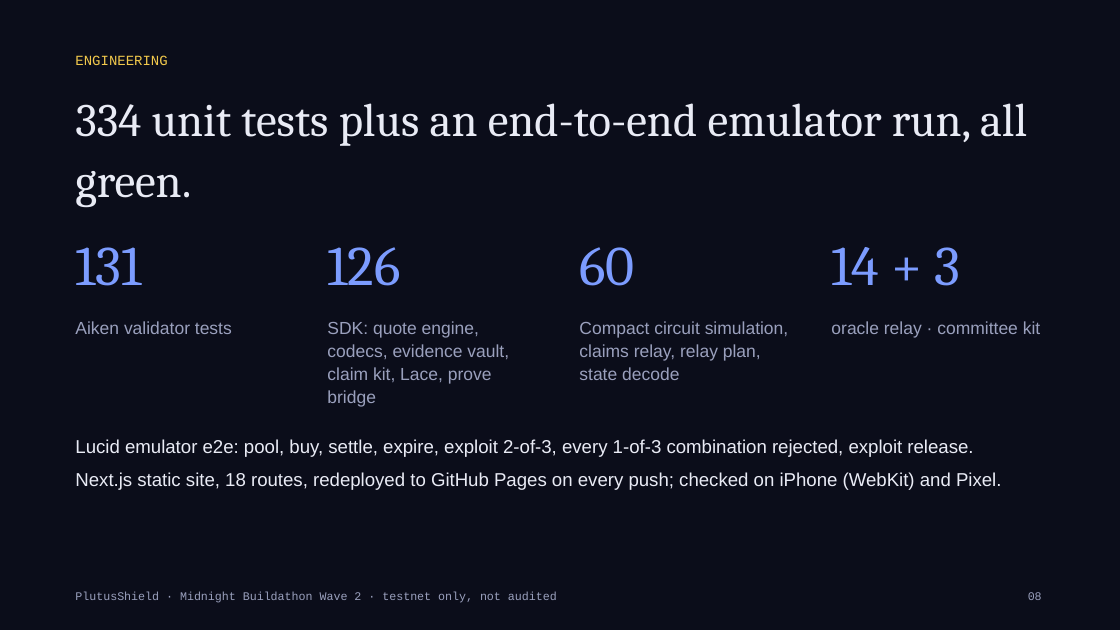
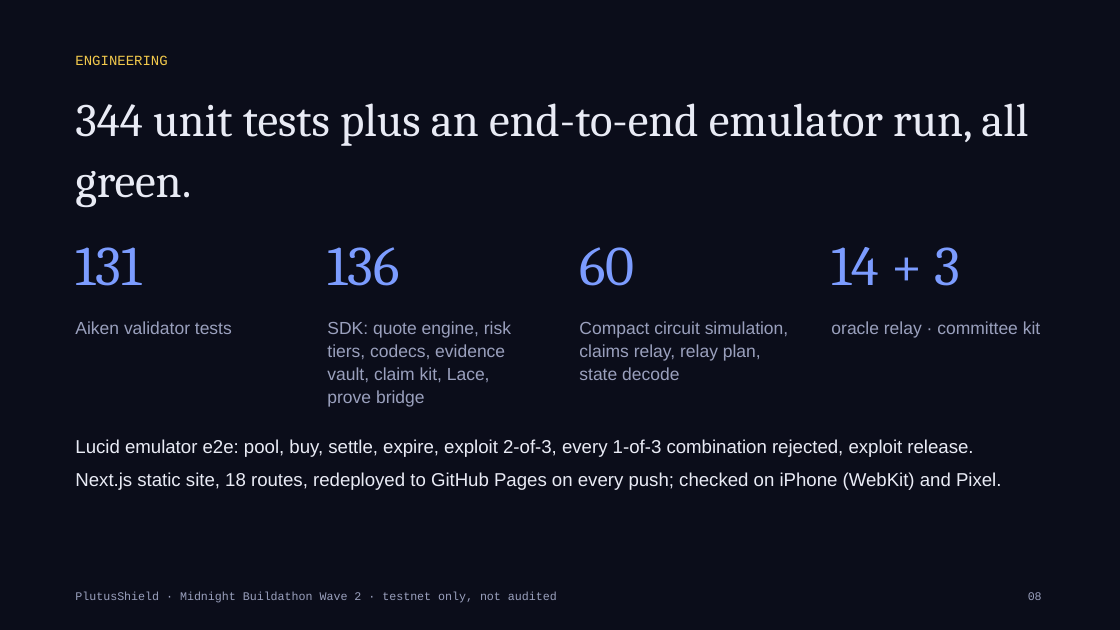
Before and after one commit to Kshot3000/PlutusShield, a slide deck: slide 8 of docs/buildathon/PlutusShield-Wave2-deck.pptx. Drawn at 1120x630 pixels with LibreOffice and Linux fonts; fonts in the diff are those of the drawing. Boxes give left, top, right and bottom in pixels: in the first picture for what was removed or moved away, otherwise in the second. Text is boxed around its words. In the diff, an @@ line names an element or a change of style, - is before the commit and + after.

Commit message:
Underwriting: open risk-tier scorecard on /docs/risk-tiers
SDK scoreRiskTier (packages/sdk/src/riskTier.ts): exploit and depeg rubrics
with points, hard stops that decline cover and caps on the best tier,
mapped to the risk_mult_bps a pool fixes at InitPool (live Preview pools
are tier B). 10 tests; SDK 136, total 344. Interactive scorecard on the
new docs page; linked from /cover's tier picker and /docs/pricing.
Deck and test counts refreshed.

```diff
--- a/docs/buildathon/PlutusShield-Wave2-deck.pptx
+++ b/docs/buildathon/PlutusShield-Wave2-deck.pptx
@@ text at box(75, 103, 1028, 146): text changed @@
-334 unit tests plus an end-to-end emulator run, all green.
+344 unit tests plus an end-to-end emulator run, all green.
@@ text at box(327, 247, 399, 286): text changed @@
-126
+136
@@ text at box(327, 321, 511, 407): text changed @@
-SDK: quote engine, codecs, evidence vault, claim kit, Lace, prove bridge
+SDK: quote engine, risk tiers, codecs, evidence vault, claim kit, Lace, prove bridge
```
Also in this commit, not shown: 13 other files.
